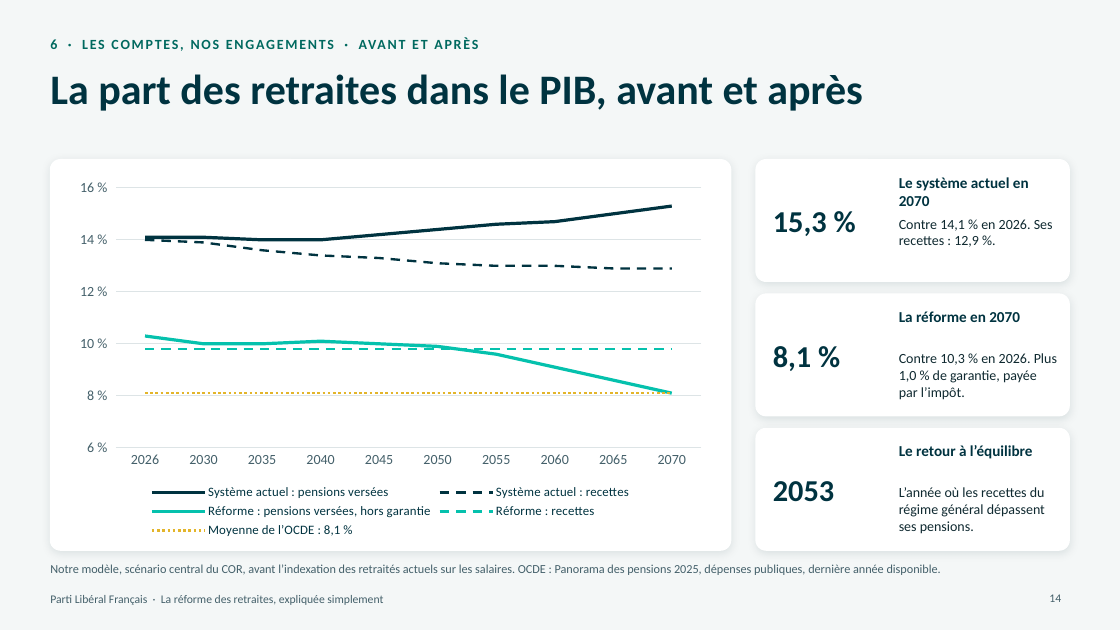
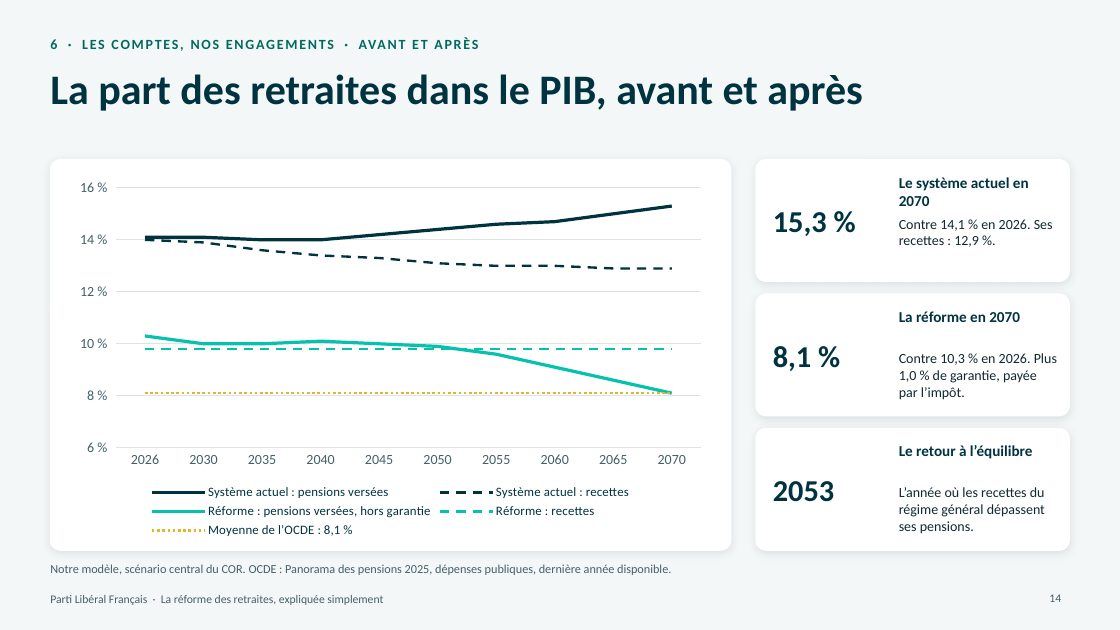
Before and after one commit to g-pliberal/retraitecomptenotionelle, a slide deck: slide 14 of docs/presentation_adherents_17_novembre_2026.pptx. Drawn at 1120x630 pixels with LibreOffice and Linux fonts; fonts in the diff are those of the drawing. Boxes give left, top, right and bottom in pixels: in the first picture for what was removed or moved away, otherwise in the second. Text is boxed around its words. In the diff, an @@ line names an element or a change of style, - is before the commit and + after.

```diff
--- a/docs/presentation_adherents_17_novembre_2026.pptx
+++ b/docs/presentation_adherents_17_novembre_2026.pptx
@@ text at (50, 564, 671, 575): text changed @@
-Notre modèle, scénario central du COR, avant l’indexation des retraités actuels sur les salaires. OCDE : Panorama des pensions 2025, dépenses publiques, dernière année disponible.
+Notre modèle, scénario central du COR. OCDE : Panorama des pensions 2025, dépenses publiques, dernière année disponible.
```
